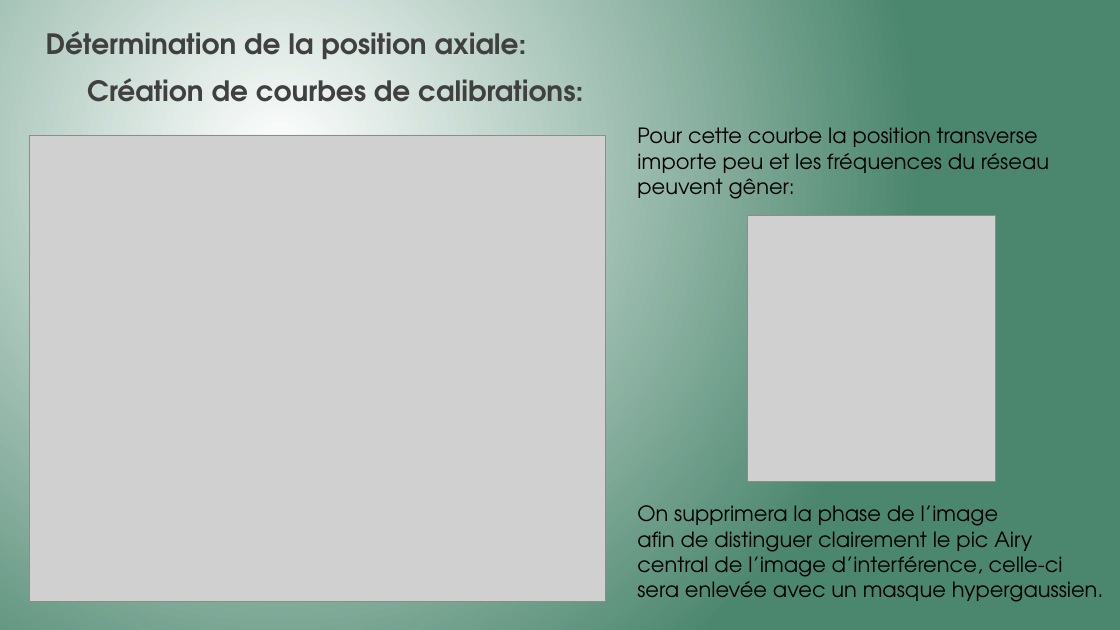
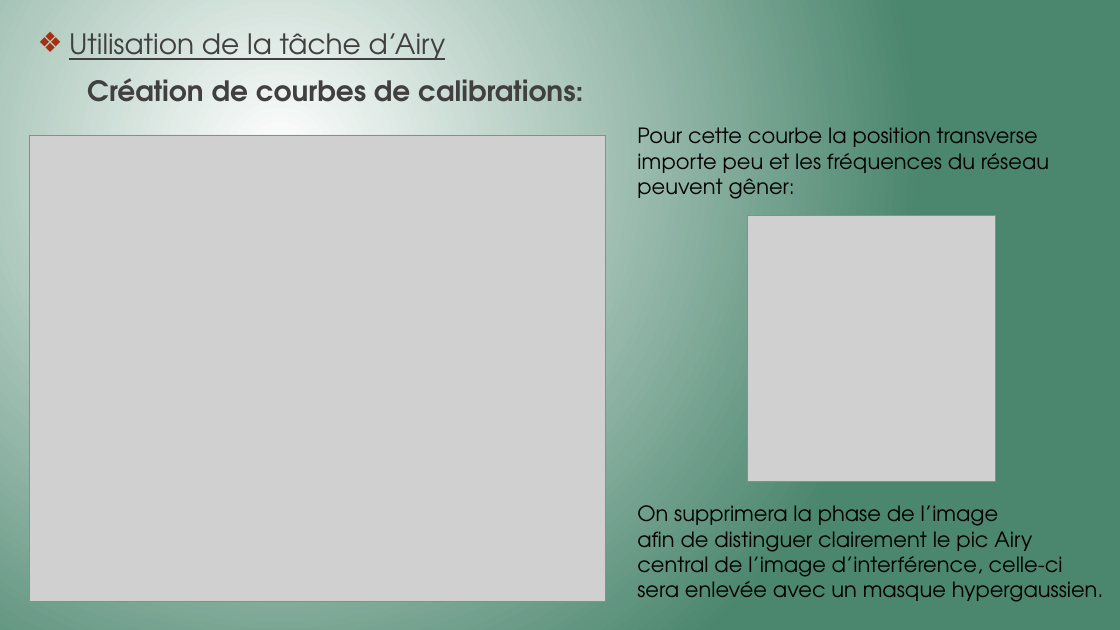
Before and after one commit to Killian-Herveau/PIMS, a slide deck: slide 10 of Pres_Avril/PresentationPIMSAvril.pptx (slide 11 before the commit). Drawn at 1120x630 pixels with LibreOffice and Linux fonts; fonts in the diff are those of the drawing; grey boxes stand for pictures. Boxes give left, top, right and bottom in pixels: in the first picture for what was removed or moved away, otherwise in the second. Text is boxed around its words. In the diff, an @@ line names an element or a change of style, - is before the commit and + after.

```diff
--- a/Pres_Avril/PresentationPIMSAvril.pptx
+++ b/Pres_Avril/PresentationPIMSAvril.pptx
@@ text at bbox=[69, 33, 446, 60]: text changed; bold off @@
-Détermination de la position axiale:
+❖ Utilisation de la tâche d’Airy
```
Also in this commit, not shown: 9 other slides changed, 5 slides added, 2 slides removed, 1 other file.
